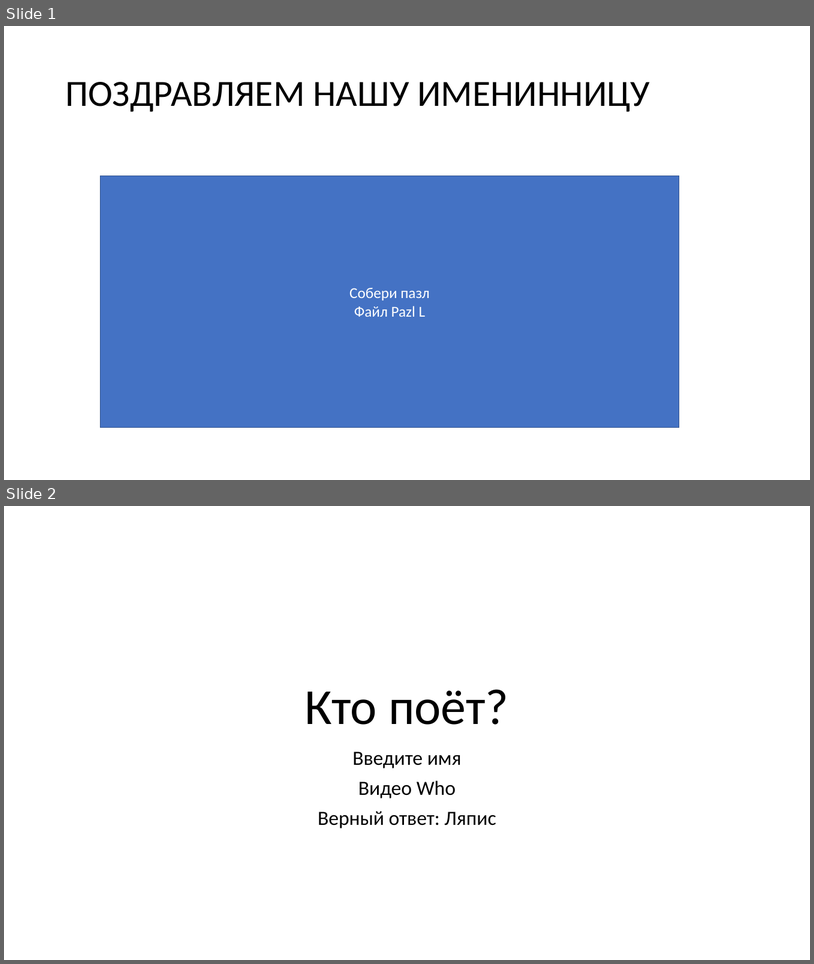
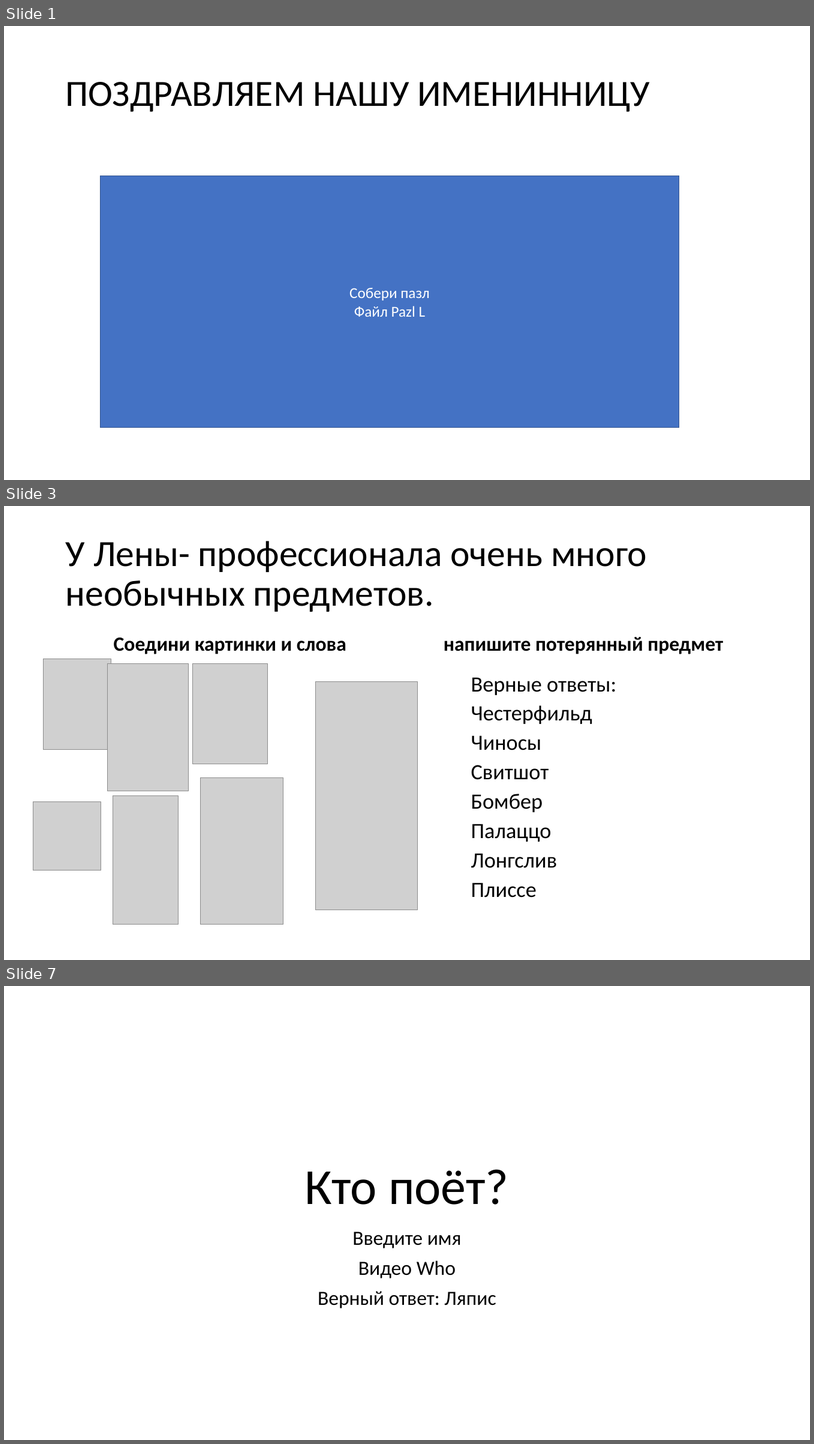
Before and after one commit to vvaassiihhaa/masha, a slide deck: КВЕСТ/Kvest 0504.pptx. Shown one above the other, each under a label of ours: slides 1 and 2 before the commit, slides 1, 3 and 7 after it; the slides between them are not shown. The pictures are 814x964 and 814x1444 pixels, drawn with LibreOffice and Linux fonts; fonts in the diff are those of the drawing; grey boxes stand for pictures. Boxes give left, top, right and bottom in pixels: in the first picture for what was removed or moved away, otherwise in the second. Text is boxed around its words. In the diff, an @@ line names an element or a change of style, - is before the commit and + after.

```diff
--- a/КВЕСТ/Kvest 0504.pptx
+++ b/КВЕСТ/Kvest 0504.pptx
@@ slide 3 added at [4, 506, 810, 960], background #FFFFFF @@
@@ title added at [66, 541, 647, 612], 44 pt, text #000000 @@
+У Лены- профессионала очень много необычных предметов.
@@ text added at [114, 637, 347, 654], 24 pt, text #000000, bold @@
+Соедини картинки и слова
@@ text added at [444, 637, 723, 654], 24 pt, text #000000, bold @@
+напишите потерянный предмет
@@ picture added at [44, 659, 111, 750] @@
@@ picture added at [107, 663, 189, 791] @@
@@ picture added at [193, 663, 269, 764] @@
@@ picture added at [316, 682, 419, 910] @@
@@ text added at [471, 677, 617, 897], 25.9 pt, text #000000 @@
+Верные ответы:
+Честерфильд
+Чиносы
+Свитшот
+Бомбер
+Палаццо
+Лонгслив
+Плиссе
@@ picture added at [201, 778, 284, 925] @@
@@ picture added at [33, 802, 101, 870] @@
@@ picture added at [113, 796, 179, 925] @@
@@ what was slide 2 is now slide 7 @@
```
Also in this commit, not shown: 4 other slides added, 1 slide removed.
